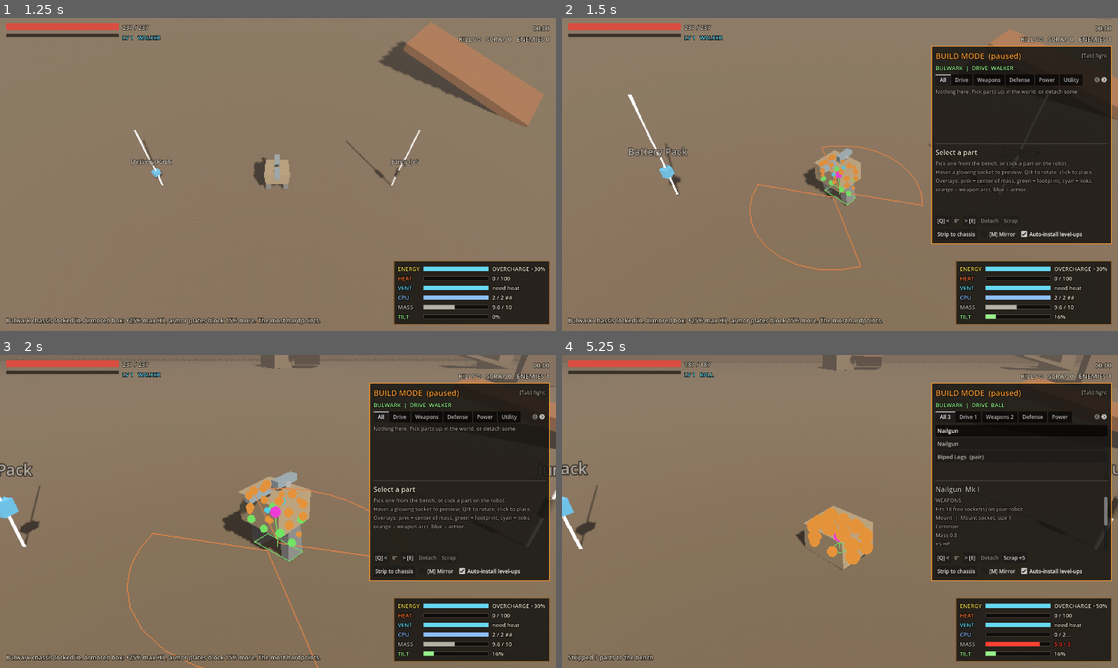
Above: before the commit, frames 1-4 (two rows, left to right).
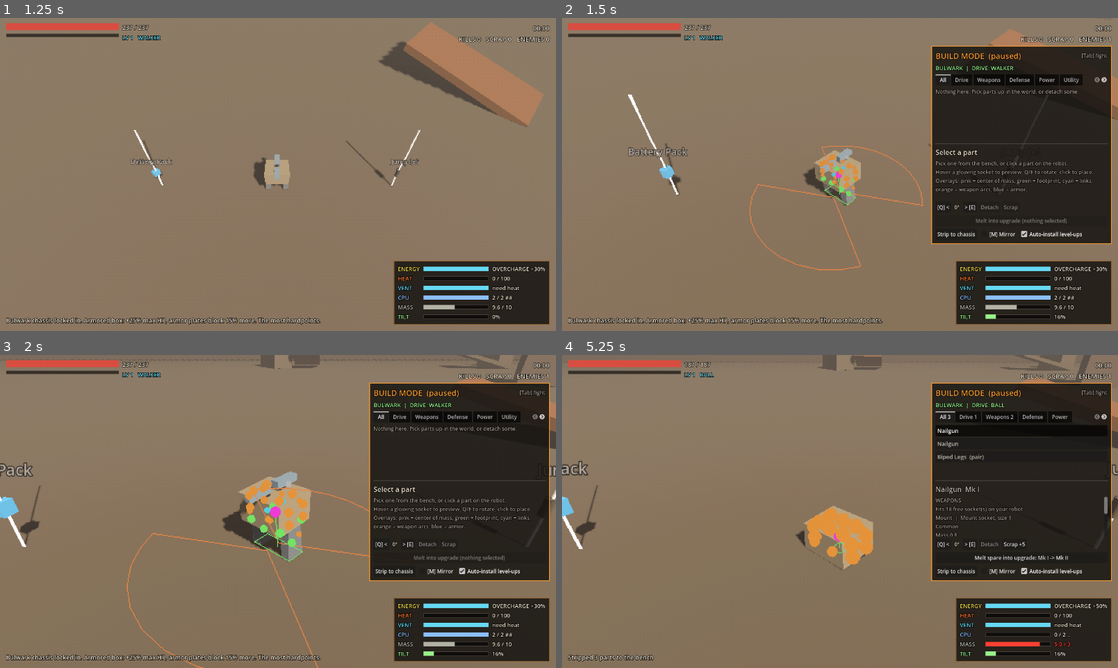
Above: after the commit, the same moments.

Repository: abldgtbshrt/Rustbound
Game: Godot game, scene res://scenes/main.tscn
Same seed, same stepped clock (60 frames per second), same inputs: the game is played once before the commit and once after it.
Inputs (mouse positions are in pixels of both pictures, inside the frame that each line leads up to):
- Up to frame 1 (1.25 s): click "Take Bulwark" at 0.5 s
- Up to frame 2 (1.5 s): tap Enter at 1.25 s; move the mouse to (962, 158) at 1.27 s; hold D (move_right) from 1.28 s (still down); tap Tab (build_mode) at 1.35 s; click (962, 158) at 1.42 s
- Up to frame 3 (2 s): keep holding D (move_right); tap Space (jump) at 1.52 s; tap Shift (vent) at 1.55 s
- Up to frame 4 (5.25 s): release D (move_right) at 2 s; tap A (move_left) at 2 s; drag from (728, 527) to (812, 574) at 2.02 s; click "[Q] <" at 2.75 s; click "> [E]" at 3.5 s; click "Strip to chassis" at 4.25 s; click "Nailgun" at 5 s

Frame 1 is identical in both runs. In frame 2, 0.2% of the frame differs, in the area x 67-91%, y 59-66%; in frame 3, 0.2%; in frame 4, 0.3%, in the area x 67-99%, y 50-66%.

Commit message:
Fix pickups not showing on the bench; add NEW markers and melt-to-upgrade
Parts picked up in the world could vanish from the bench:
- A duplicate of a part you owned (on the robot or the bench) silently
  became an upgrade instead of a bench item (e.g. a second Strut)
- The 8-slot bench salvaged anything past it for scrap
- Parts in a different category tab than the one open were easy to miss

Now every pickup lands on the bench (cap raised to 60). New items are
marked NEW until selected, and tabs holding them get a *. A spare copy of
a part you already own can be melted into an upgrade from the bench (Mk
III still comes from a level-up path choice). HUD hint counts new parts.
Tests: 249 checks, incl. picking up every part with a strut already owned.

Co-Authored-By: Claude Opus 5.5 <noreply@anthropic.com>
Claude-Session: https://claude.ai/code/session_016H9ePyEzz88KaeowsNZGLT

Diff:
--- a/autoload/RunState.gd
+++ b/autoload/RunState.gd
@@ -13,7 +13,8 @@
 ## Where an acquired part ended up.
 enum Acquired { ATTACHED, BENCH, SALVAGED, UPGRADED }
 
-const MAX_INVENTORY := 8
+## Bench size for new acquisitions (detached parts always fit).
+const MAX_INVENTORY := 60
 
 var run_seed: int = 0
 var elapsed_time: float = 0.0
@@ -27,6 +28,9 @@
 var xp: int = 0
 ## Level-ups earned but not yet chosen.
 var pending_levelups: int = 0
+
+## Parallel to `inventory`: true until the player selects that bench item.
+var inventory_new: Array[bool] = []
 
 ## Upgrade tier per part id (missing = Mk I). Every copy of a part shares it.
 var part_tiers: Dictionary = {}
@@ -63,6 +67,7 @@
 	xp = 0
 	pending_levelups = 0
 	inventory.clear()
+	inventory_new.clear()
 	part_tiers.clear()
 	uniques_taken.clear()
 	part_paths.clear()
@@ -176,18 +181,23 @@
 		if robot.assembly.auto_attach(part) != null:
 			EventBus.message.emit("Attached %s" % part.get_display_name())
 			return Acquired.ATTACHED
-	if add_to_inventory(part):
-		EventBus.message.emit("%s added to the bench (Tab to build)" % part.get_display_name())
+	if add_to_inventory(part, false, true):
+		var note := ""
+		if owns_part_elsewhere(part):
+			note = ", or melt it into an upgrade"
+		EventBus.message.emit("%s added to the bench: %s tab (Tab to build%s)" % [part.get_display_name(), UiStyle.part_group(part), note])
 		return Acquired.BENCH
 	add_scrap(part.scrap_value)
 	EventBus.message.emit("Bench full: %s salvaged +%d scrap" % [part.get_display_name(), part.scrap_value])
 	return Acquired.SALVAGED
 
 
-func add_to_inventory(part: PartData, force: bool = false) -> bool:
+func add_to_inventory(part: PartData, force: bool = false, is_new: bool = false) -> bool:
 	if inventory.size() >= MAX_INVENTORY and not force:
 		return false
+	inventory_new.resize(inventory.size()) # self-heal if inventory was edited directly
 	inventory.append(part)
+	inventory_new.append(is_new)
 	inventory_changed.emit()
 	return true
 
@@ -197,8 +207,60 @@
 		return null
 	var p := inventory[index]
 	inventory.remove_at(index)
+	if index < inventory_new.size():
+		inventory_new.remove_at(index)
 	inventory_changed.emit()
 	return p
+
+
+func is_new(index: int) -> bool:
+	return index >= 0 and index < inventory_new.size() and inventory_new[index]
+
+
+func mark_seen(index: int) -> void:
+	if is_new(index):
+		inventory_new[index] = false
+		inventory_changed.emit()
+
+
+func new_count() -> int:
+	return inventory_new.count(true)
+
+
+## Another copy of this part is on the robot or elsewhere on the bench.
+func owns_part_elsewhere(part: PartData, bench_index: int = -1) -> bool:
+	if robot != null:
+		for p in robot.assembly.get_all_parts():
+			if p.data == part:
+				return true
+	for i in inventory.size():
+		if i != bench_index and inventory[i] == part:
+			return true
+	return false
+
+
+## Why a bench copy can't be melted into an upgrade right now, or "".
+func melt_block_reason(index: int) -> String:
+	if index < 0 or index >= inventory.size():
+		return "nothing selected"
+	var part := inventory[index]
+	if not part.can_upgrade():
+		return "this part has no upgrades"
+	if get_tier(part.id) >= PartData.MAX_TIER:
+		return "already %s" % PartData.tier_name(PartData.MAX_TIER)
+	if needs_path_choice(part):
+		return "Mk III is a path choice: take it from a level-up"
+	if not owns_part_elsewhere(part, index):
+		return "you need another copy to upgrade"
+	return ""
+
+
+## Spends a spare bench copy to upgrade every copy of that part one Mk.
+func melt_into_upgrade(index: int) -> bool:
+	if melt_block_reason(index) != "":
+		return false
+	var part := take_from_inventory(index)
+	return upgrade_part(part)
 
 
 func _process(delta: float) -> void:
--- a/scripts/robot/build_mode.gd
+++ b/scripts/robot/build_mode.gd
@@ -167,6 +167,7 @@
 func select_bench(index: int) -> void:
 	_set_selected_part(null)
 	selected_bench = index if index >= 0 and index < RunState.inventory.size() else -1
+	RunState.mark_seen(selected_bench)
 	hovered = {}
 	_rebuild_markers()
 	selection_changed.emit()
--- a/scripts/systems/pickup_manager.gd
+++ b/scripts/systems/pickup_manager.gd
@@ -3,8 +3,7 @@
 
 ## Scrap gems (many, MultiMesh, magnet-pulled) and part pickups (few, real
 ## nodes you have to walk over, so you can choose to skip a part).
-## Parts go through RunState.acquire_part: duplicates upgrade, else
-## auto-install, else bench, else scrap.
+## Parts go through RunState.acquire_part and land on the bench.
 
 @export var max_scrap: int = 1000
 @export var collect_radius: float = 0.8
@@ -171,9 +170,9 @@
 
 
 func _collect_part(data: PartData, _robot: RobotController) -> void:
-	# Walking over a part you already own upgrades it (duplicates merge);
-	# anything new goes to the bench to be placed by hand in build mode.
-	var result := RunState.acquire_part(data, false, true)
+	# Everything you walk over goes to the bench, duplicates included (they
+	# can be melted into an upgrade there). Placed by hand in build mode.
+	var result := RunState.acquire_part(data, false, false)
 	EventBus.part_picked_up.emit(data, result == RunState.Acquired.ATTACHED)
 
 
--- a/scripts/ui/build_panel.gd
+++ b/scripts/ui/build_panel.gd
@@ -16,6 +16,7 @@
 var _detail: Label
 var _detach_btn: Button
 var _scrap_btn: Button
+var _melt_btn: Button
 var _auto_check: CheckBox
 var _mirror_check: CheckBox
 var _rot_label: Label
@@ -111,6 +112,13 @@
 	rot_row.add_child(_scrap_btn)
 	col.add_child(rot_row)
 
+	_melt_btn = UiStyle.button("Melt into upgrade", 12)
+	_melt_btn.pressed.connect(func() -> void:
+		var i := build_mode.selected_bench
+		if RunState.melt_into_upgrade(i):
+			build_mode.select_bench(-1))
+	col.add_child(_melt_btn)
+
 	var row2 := HBoxContainer.new()
 	var strip := UiStyle.button("Strip to chassis", 12)
 	strip.pressed.connect(func() -> void: build_mode.strip_all())
@@ -136,14 +144,18 @@
 		return
 	var asm: RobotAssembly = RunState.robot.assembly if RunState.robot != null else null
 
-	# Tab labels with counts.
+	# Tab labels with counts; a * marks tabs holding new pickups.
 	for i in UiStyle.GROUPS.size():
 		var g: String = UiStyle.GROUPS[i]
 		var n := 0
-		for p in RunState.inventory:
+		var fresh := false
+		for k in RunState.inventory.size():
+			var p := RunState.inventory[k]
 			if g == "All" or UiStyle.part_group(p) == g:
 				n += 1
-		_tabs.set_tab_title(i, "%s %d" % [g, n] if n > 0 else g)
+				fresh = fresh or RunState.is_new(k)
+		var title := ("%s %d" % [g, n]) if n > 0 else g
+		_tabs.set_tab_title(i, title + ("*" if fresh else ""))
 
 	for c in _list.get_children():
 		c.queue_free()
@@ -155,7 +167,7 @@
 		shown += 1
 		var t := RunState.get_tier(p.id)
 		var fits := build_mode.get_compatible_sockets(p).size()
-		var b := UiStyle.button("%s%s%s   %s" % [p.get_display_name(), ("  " + PartData.tier_name(t)) if t > 1 else "",
+		var b := UiStyle.button("%s%s%s%s   %s" % ["NEW  " if RunState.is_new(i) else "", p.get_display_name(), ("  " + PartData.tier_name(t)) if t > 1 else "",
 			"  (pair)" if p.paired else "", "" if fits > 0 else "- no free socket"], 13)
 		b.toggle_mode = true
 		b.button_pressed = i == build_mode.selected_bench
@@ -209,6 +221,13 @@
 	_detach_btn.disabled = not on_robot or locked
 	_scrap_btn.disabled = sel_data == null or locked
 	_scrap_btn.text = "Scrap +%d" % sel_data.scrap_value if sel_data != null else "Scrap"
+	var melt_why := RunState.melt_block_reason(build_mode.selected_bench) if not on_robot else "select a spare copy on the bench"
+	_melt_btn.disabled = melt_why != ""
+	if sel_data != null and not on_robot and melt_why == "":
+		var t := RunState.get_tier(sel_data.id)
+		_melt_btn.text = "Melt spare into upgrade: %s -> %s" % [PartData.tier_name(t), PartData.tier_name(t + 1)]
+	else:
+		_melt_btn.text = "Melt into upgrade (%s)" % melt_why
 	_auto_check.set_pressed_no_signal(RunState.auto_install)
 	_mirror_check.set_pressed_no_signal(build_mode.mirror)
 	if asm != null:
--- a/scripts/ui/hud.gd
+++ b/scripts/ui/hud.gd
@@ -207,7 +207,8 @@
 
 	var bench := RunState.inventory.size()
 	var building := Engine.time_scale < 0.99 or (get_tree().paused and RunState.pending_levelups == 0)
-	_hint.text = ("[Tab] build  -  %d part(s) on bench" % bench) if bench > 0 and not building else ""
+	var fresh := RunState.new_count()
+	_hint.text = ("[Tab] build  -  %d part(s) on bench%s" % [bench, ("  (%d new)" % fresh) if fresh > 0 else ""]) if bench > 0 and not building else ""
 
 	if _debug.visible:
 		var loco := "%s, %d part(s)%s" % [prof.mode_name(), prof.part_count, (" [" + prof.conflict + "]") if prof.conflict != "" else ""]
--- a/tests/run_tests.gd
+++ b/tests/run_tests.gd
@@ -41,6 +41,7 @@
 	await _test_paths_and_effects()
 	await _test_combo_and_list_fixes()
 	_test_drive_balance()
+	await _test_bench_pickups()
 	await _test_chassis_select()
 	await _bench_horde()
 	print("")
@@ -710,12 +711,16 @@
 	check(float(early_new) / float(total) < 0.3, "level 2 offers are mostly upgrades (%d%% new)" % int(100.0 * early_new / total))
 	check(late_new > early_new * 2, "level 10 offers more new parts (%d vs %d)" % [late_new, early_new])
 
-	# Walking over a part you already own upgrades it instead of adding a copy.
+	# Walking over a part you already own puts a spare on the bench; melt it
+	# there to upgrade.
 	var legs_before := robot.assembly.part_count
+	rs.inventory.clear()
 	rs.pickups.spawn_part(robot.global_position + Vector3(0.4, 0, 0), part("loco_biped_leg"))
 	for f in 45:
 		await get_tree().physics_frame
-	check(rs.get_tier(&"loco_biped_leg") == 2 and robot.assembly.part_count == legs_before, "duplicate leg pickup merges into Mk II")
+	check(rs.inventory.count(part("loco_biped_leg")) == 1 and rs.get_tier(&"loco_biped_leg") == 1 and robot.assembly.part_count == legs_before, "duplicate leg pickup lands on the bench")
+	var li: int = rs.inventory.find(part("loco_biped_leg"))
+	check(rs.melt_into_upgrade(li) and rs.get_tier(&"loco_biped_leg") == 2 and not rs.inventory.has(part("loco_biped_leg")), "melting the spare upgrades legs to Mk II")
 
 	# Strip to core and rebuild.
 	var bm: BuildMode = main.get_node("Screen/GameViewport/PrototypeArena/BuildMode")
@@ -1285,7 +1290,7 @@
 	for b in panel._list.get_children():
 		if b is Button:
 			texts.append((b as Button).text)
-	check(texts.size() == 1 and String(texts[0]).begins_with("Hover Pads"), "hover pads listed on the bench %s" % [texts])
+	check(texts.size() == 1 and String(texts[0]).begins_with("NEW  Hover Pads"), "hover pads listed on the bench, marked NEW %s" % [texts])
 
 	# Wheels on the legs' feet: placing on one foot does both (was blocked).
 	rs.add_to_inventory(part("loco_wheel"))
@@ -1326,6 +1331,50 @@
 	check(r == rs.Acquired.ATTACHED and robot.assembly.locomotion.mode == LocomotionProfile.Mode.STOMPER, "auto-installed treads go on the legs' feet")
 	r = rs.acquire_part(part("loco_hover_pad"))
 	check(r == rs.Acquired.BENCH and robot.assembly.locomotion.conflict == "", "hover pads on a walker go to the bench instead of conflicting")
+	main.queue_free()
+	await get_tree().process_frame
+
+
+func _test_bench_pickups() -> void:
+	print("bench: every pickup lands, duplicates, NEW, melt")
+	var main: Node = await _open_main()
+	rs.enemies.spawn_enabled = false
+	rs.pickups.clear_all()
+	var robot: RobotController = rs.robot
+	var c := _chassis(robot)
+	var lt := get_node("/root/LootTable")
+	rs.inventory.clear()
+	# Own one strut already, then pick up another: it must show up (the bug).
+	robot.assembly.attach(part("frame_strut"), c, &"left_0_1")
+	rs.pickups.spawn_part(robot.global_position + Vector3(0.6, 0, 0), part("frame_strut"))
+	for f in 50:
+		await get_tree().physics_frame
+	check(rs.inventory.has(part("frame_strut")) and rs.get_tier(&"frame_strut") == 1, "a second strut lands on the bench")
+	# Every droppable part lands on the bench, even past the old 8-slot cap.
+	var n := 0
+	for p in lt.parts:
+		if p.category == PartData.Category.CHASSIS or p.category == PartData.Category.CORE:
+			continue
+		rs.pickups.spawn_part(robot.global_position + Vector3(0.6, 0, 0), p)
+		for f in 30:
+			await get_tree().physics_frame
+		n += 1
+	check(rs.inventory.size() == n + 1, "all %d parts picked up are on the bench (%d)" % [n, rs.inventory.size()])
+	check(rs.new_count() == rs.inventory.size(), "fresh pickups are marked NEW")
+	var bm: BuildMode = main.get_node("Screen/GameViewport/PrototypeArena/BuildMode")
+	var panel: BuildPanel = main.get_node("BuildPanel")
+	bm.enter()
+	panel._tabs.current_tab = UiStyle.GROUPS.find("Weapons")
+	await get_tree().process_frame
+	check(panel._tabs.get_tab_title(UiStyle.GROUPS.find("Frame")).ends_with("*"), "tabs hiding new parts get a * (%s)" % panel._tabs.get_tab_title(UiStyle.GROUPS.find("Frame")))
+	var si: int = rs.inventory.find(part("frame_strut"))
+	bm.select_bench(si)
+	check(not rs.is_new(si), "selecting a part clears NEW")
+	check(rs.melt_block_reason(si) == "" and not panel._melt_btn.disabled, "spare strut can be melted (it's also on the robot)")
+	check(rs.melt_into_upgrade(si) and rs.get_tier(&"frame_strut") == 2, "melt -> Strut Mk II")
+	var lz: int = rs.inventory.find(part("gun_laser"))
+	check(rs.melt_block_reason(lz) == "you need another copy to upgrade", "can't melt your only copy")
+	bm.exit()
 	main.queue_free()
 	await get_tree().process_frame
 
Not shown, changed: README.md
